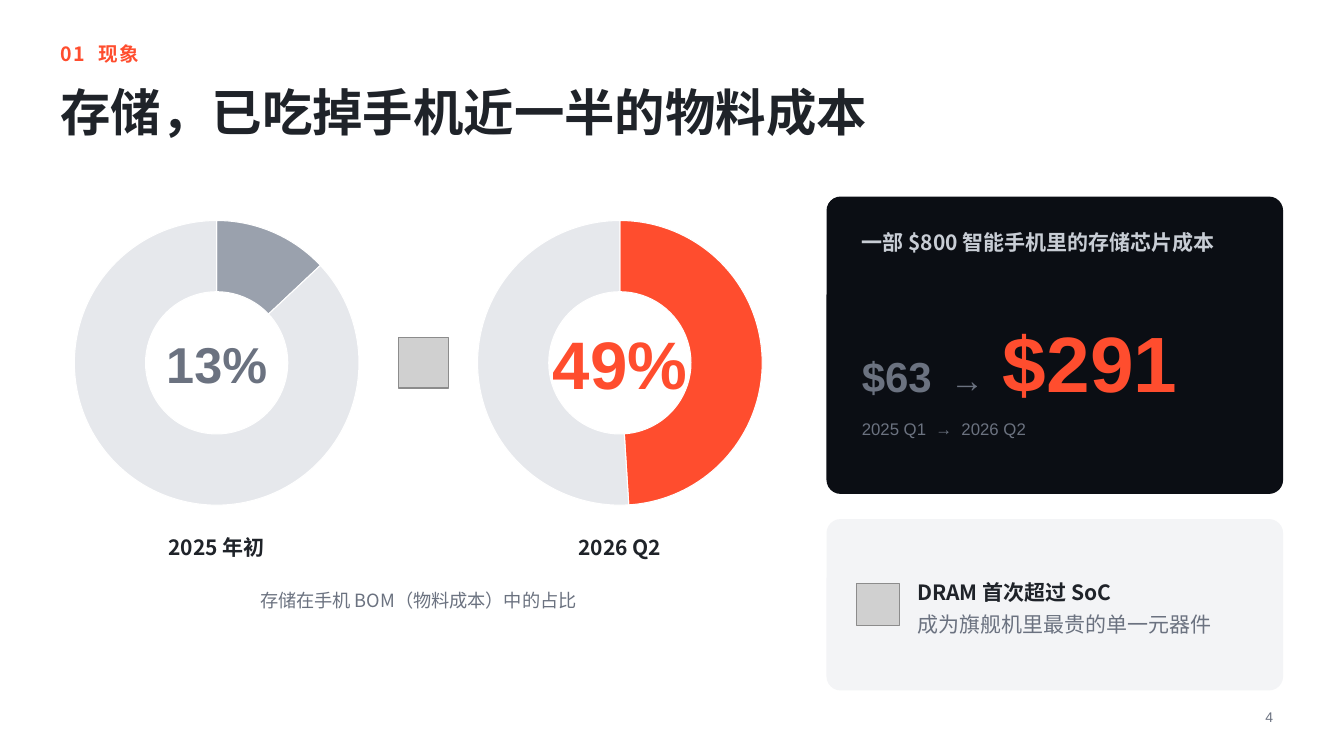
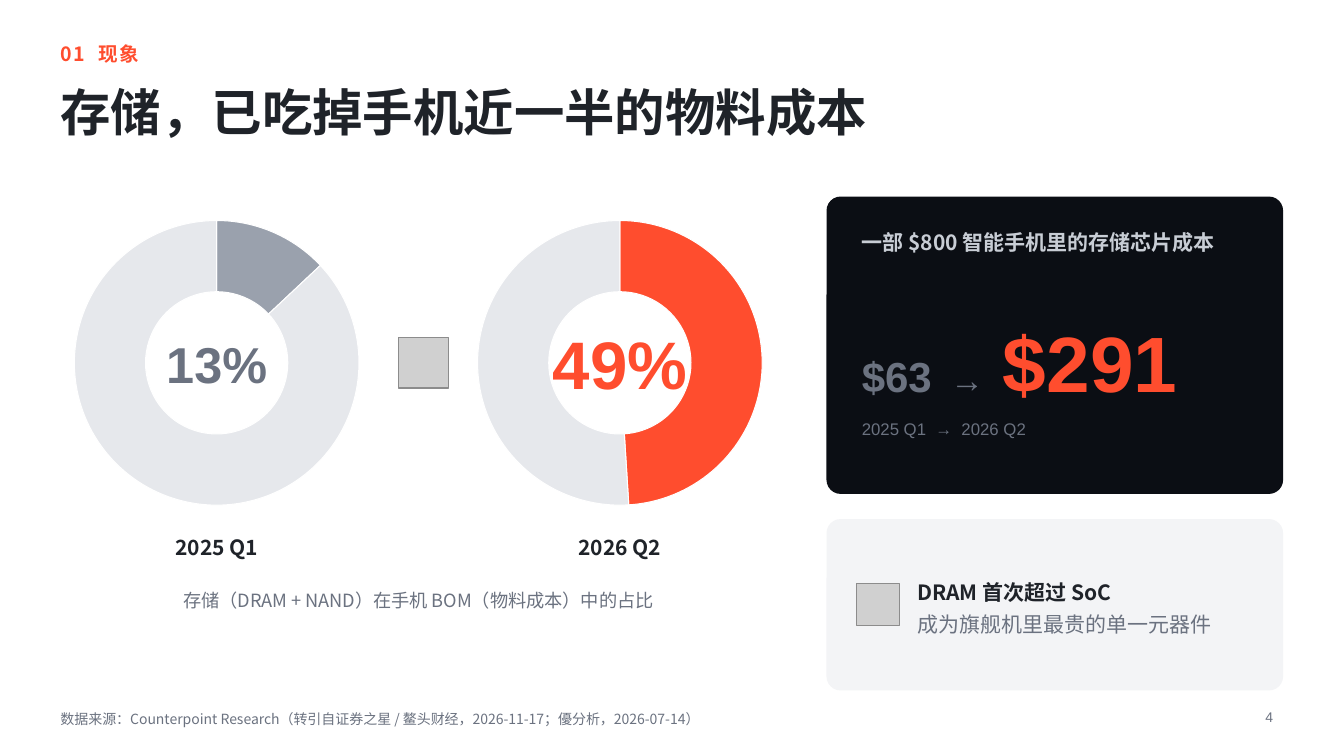
Before and after one commit to 1760139151lkh-ctrl/ppt-document, a slide deck: slide 4 of AI涨价的冷逻辑.pptx. Drawn at 1344x756 pixels with LibreOffice and Linux fonts; fonts in the diff are those of the drawing; grey boxes stand for pictures. Boxes give left, top, right and bottom in pixels: in the first picture for what was removed or moved away, otherwise in the second. Text is boxed around its words. In the diff, an @@ line names an element or a change of style, - is before the commit and + after.

```diff
--- a/AI涨价的冷逻辑.pptx
+++ b/AI涨价的冷逻辑.pptx
@@ text at (175, 539, 259, 560): text changed @@
-2025 年初
+2025 Q1
@@ text at (183, 591, 654, 609): text changed @@
-存储在手机 BOM（物料成本）中的占比
+存储（DRAM + NAND）在手机 BOM（物料成本）中的占比
@@ text added at (60, 712, 700, 727), 10 pt, text #6B7280 @@
+数据来源：Counterpoint Research（转引自证券之星 / 鳌头财经，2026-11-17；優分析，2026-07-14）
```
Also in this commit, not shown: 12 other slides changed, 1 slide added, 1 other file.
